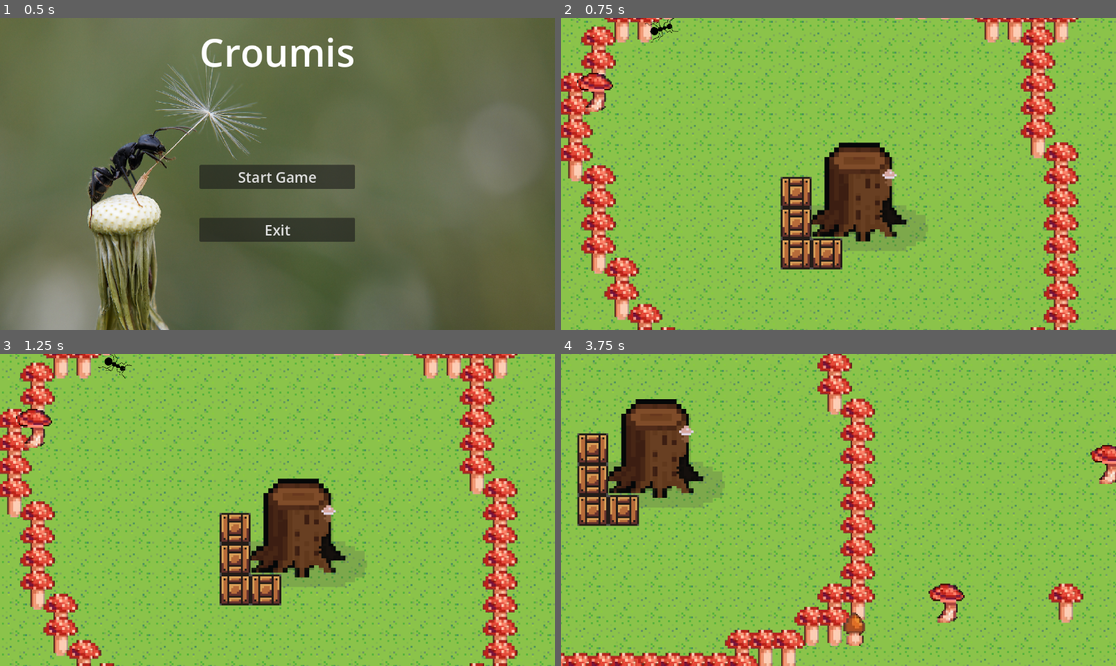
Above: before the commit, frames 1-4 (two rows, left to right).
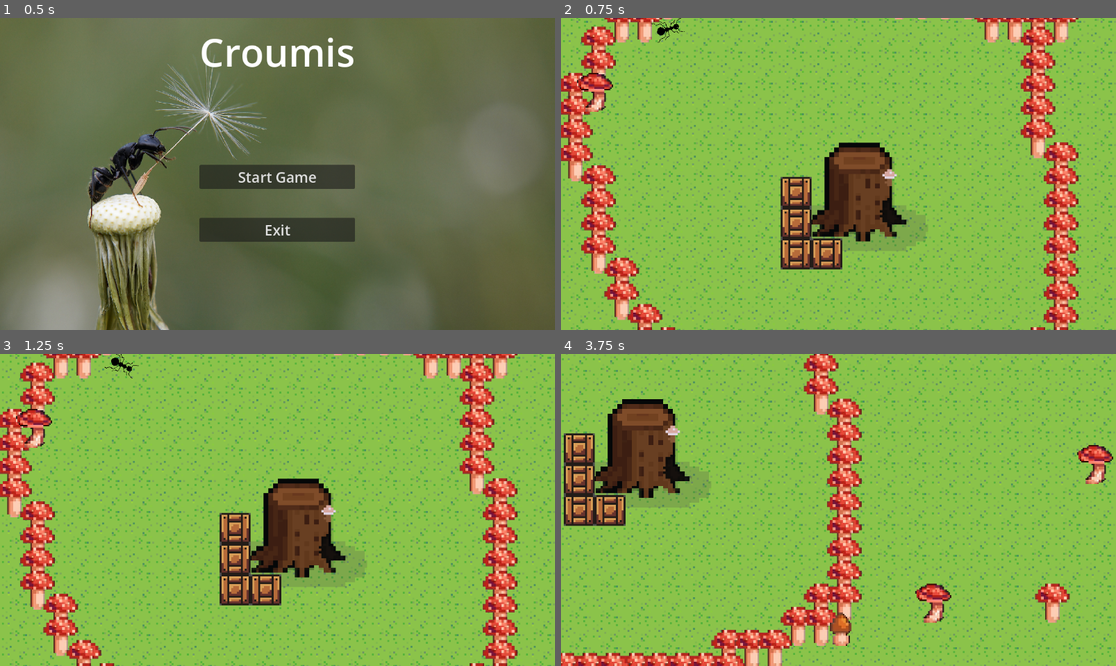
Above: after the commit, the same moments.

Repository: lotuscramoisi/Croumis
Game: Godot game, scene res://scene/main_menu.tscn
Two runs of this game, one before a commit and one after it. Both use one fixed random seed, a clock stepped at 60 frames per second and the inputs below.
Inputs (mouse positions are in pixels of both pictures, inside the frame that each line leads up to):
- Up to frame 1 (0.5 s): no input
- Up to frame 2 (0.75 s): click "Start Game" at 0.5 s
- Up to frame 3 (1.25 s): no input
- Up to frame 4 (3.75 s): move the mouse to (960, 494) at 1.27 s; hold D (input_right) 1.28-2.03 s; tap Mouse wheel down (input_scroll_down) at 1.35, 2.85 s; move the mouse to (727, 525) at 2.02 s; hold S (input_down) 2.03-2.78 s; tap Mouse wheel up (input_scroll_up) at 2.1, 3.6 s; move the mouse to (894, 441) at 2.77 s; hold D (input_right) 2.78-3.53 s; move the mouse to (810, 572) at 3.52 s; hold W (input_up) from 3.53 s (still down)

Frame 1 is identical in both runs. In frame 2, 0.2% of the frame differs, in the area x 15-23%, y 0-9%; in frame 3, 0.2%; in frame 4, 28%, in the area x 0-100%, y 0-100%.

Commit message:
finish colision ant

Diff:
--- a/code/AntHandling.gd
+++ b/code/AntHandling.gd
@@ -1,4 +1,4 @@
-extends Node2D
+extends CharacterBody2D
 
 enum State { WANDERING, HUNTING, RETURNING}
 
@@ -6,7 +6,6 @@
 @export var SPEED: float = 60
 
 var age: float = 0
-var velocity = Vector2.ZERO
 var current_state = State.WANDERING
 var target_position = Vector2.ZERO
 var base_position = Vector2.ZERO
@@ -33,8 +32,7 @@
 		State.RETURNING:
 			return_behavior()
 
-	position += delta * velocity
-	print(position)
+	move_and_slide()
 	# Flip the sprite when changing direction
 	if velocity.length() > 0:
 		rotation = velocity.angle() + PI / 2
--- a/scene/ant.tscn
+++ b/scene/ant.tscn
@@ -1,29 +1,23 @@
-[gd_scene load_steps=5 format=3 uid="uid://87tqjo85sfh5"]
+[gd_scene load_steps=5 format=3 uid="uid://dnfy43lai5m1"]
 
 [ext_resource type="Script" path="res://code/AntHandling.gd" id="1_7b4hm"]
 [ext_resource type="PackedScene" uid="uid://duvh63gc0tswy" path="res://scene/pheromone.tscn" id="2_a2l3m"]
 [ext_resource type="Texture2D" uid="uid://ir4me35o6drk" path="res://assets/foumie.png" id="3_lb58u"]
 
-[sub_resource type="CapsuleShape2D" id="CapsuleShape2D_odf1b"]
-radius = 21.0
-height = 84.0
+[sub_resource type="CapsuleShape2D" id="CapsuleShape2D_r4vc0"]
+radius = 13.0
+height = 46.0
 
 [node name="CharacterBody2D" type="CharacterBody2D"]
-z_index = 2
-collision_layer = 2
-motion_mode = 1
-platform_floor_layers = 2
-platform_wall_layers = 1
 script = ExtResource("1_7b4hm")
 pheromone = ExtResource("2_a2l3m")
 
 [node name="Sprite2D" type="Sprite2D" parent="."]
 texture = ExtResource("3_lb58u")
 
-[node name="CollisionShape2D" type="CollisionShape2D" parent="."]
-z_index = 2
-position = Vector2(-2, -2)
-shape = SubResource("CapsuleShape2D_odf1b")
-
 [node name="Timer" type="Timer" parent="."]
 autostart = true
+
+[node name="CollisionShape2D" type="CollisionShape2D" parent="."]
+position = Vector2(-2, -3)
+shape = SubResource("CapsuleShape2D_r4vc0")
--- a/scene/camera.tscn
+++ b/scene/camera.tscn
@@ -9,6 +9,8 @@
 script = ExtResource("1_n1aun")
 
 [node name="CollisionShape2D" type="CollisionShape2D" parent="."]
+z_index = 2
 shape = SubResource("CircleShape2D_tvslv")
+disabled = true
 
 [node name="Camera2D" type="Camera2D" parent="."]
Not shown: 1 places in scene/game.tscn that only renumber resources
Not shown: 1 places in scene/main_menu.tscn that only renumber resources
